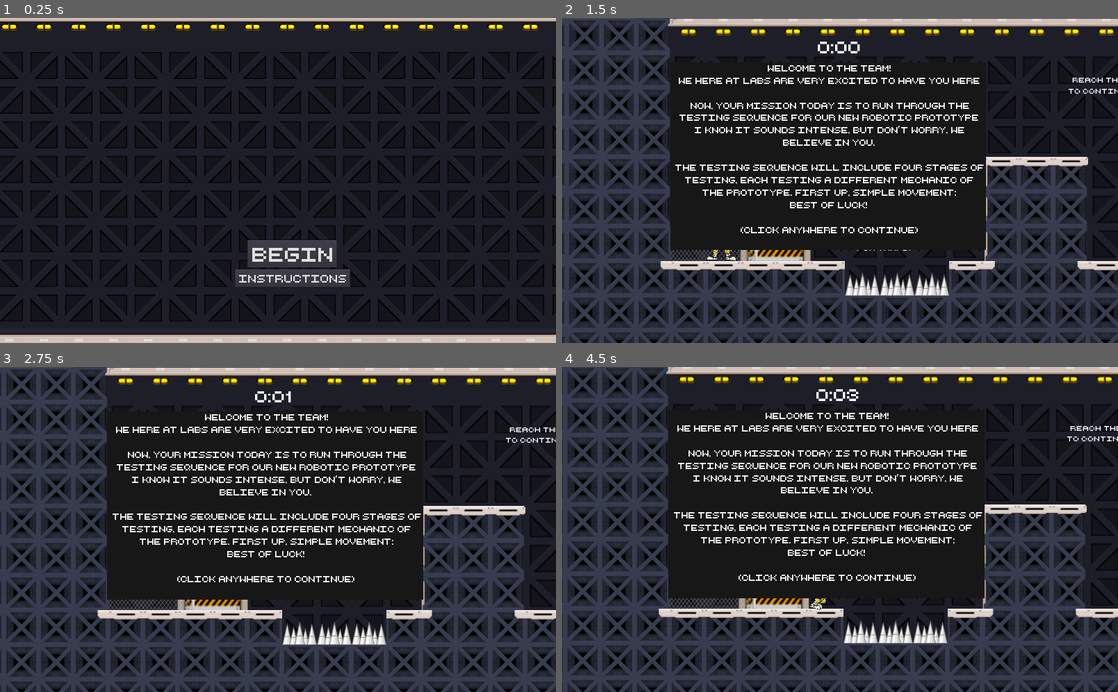
Above: before the commit, frames 1-4 (two rows, left to right).
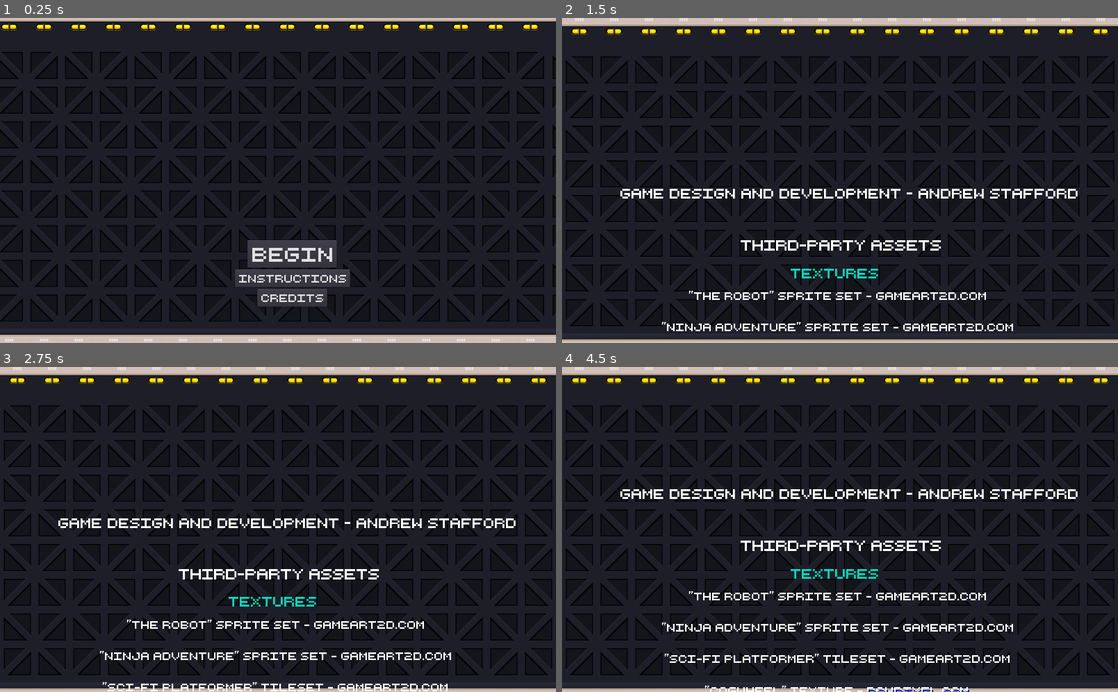
Above: after the commit, the same moments.

Repository: bsu-cs315/FP-LABS
Game: Godot game, scene res://src/TitleScreen.tscn
Two runs of this game, one before a commit and one after it. Both use one fixed random seed, a clock stepped at 60 frames per second and the inputs below.
Inputs (mouse positions are in pixels of both pictures, inside the frame that each line leads up to):
- Up to frame 1 (0.25 s): no input
- Up to frame 2 (1.5 s): click (856, 297) at 0.5 s, where only the run after the commit has a clickable "Credits"; click (856, 255) at 1.25 s, where only the run before the commit has a clickable "BEGIN"
- Up to frame 3 (2.75 s): hold Right (move_right) from 2.03 s (still down); tap Up (jump) at 2.27 s
- Up to frame 4 (4.5 s): tap Up (jump) at 3.02 s; release Right (move_right) at 3.53 s; hold Left (move_left) 3.53-4.28 s; hold Right (move_right) from 4.28 s (still down)

The runs differ from the first frame. In frame 1, 0.7% of the frame differs, in the area x 46-59%, y 83-89%; in frame 2, 38%; in frame 3, 39%; in frame 4, 41%, in the area x 0-100%, y 0-100%.
Error before the commit: Invalid operands 'RID' and 'int' in operator '=='. (res://src/Level-1.gd:85)

Commit message:
Add credits button to home page
links to credits scene

Diff:
--- a/project/src/TitleScreen.gd
+++ b/project/src/TitleScreen.gd
@@ -7,6 +7,7 @@
 onready var instructions_popup := $InstructionsPopup
 
 var level_scene_path := "res://src/Level-1.tscn"
+var credits_scene_path := "res://src/CreditsScreen.tscn"
 
 
 func _ready():
@@ -26,3 +27,7 @@
 
 func _on_InstructionsButton_pressed():
 	instructions_popup.popup()
+
+
+func _on_CreditsButton_pressed():
+	var _ignored = get_tree().change_scene(credits_scene_path)
--- a/project/src/TitleScreen.tscn
+++ b/project/src/TitleScreen.tscn
@@ -79,6 +79,10 @@
 size = 20
 font_data = ExtResource( 7 )
 
+[sub_resource type="DynamicFont" id=7]
+size = 20
+font_data = ExtResource( 7 )
+
 [sub_resource type="StyleBoxFlat" id=5]
 bg_color = Color( 0.0941176, 0.0941176, 0.0941176, 1 )
 
@@ -142,6 +146,15 @@
 custom_fonts/font = SubResource( 4 )
 text = "Instructions"
 
+[node name="CreditsButton" type="Button" parent="VBoxContainer"]
+margin_left = 41.0
+margin_top = 93.0
+margin_right = 170.0
+margin_bottom = 126.0
+size_flags_horizontal = 4
+custom_fonts/font = SubResource( 7 )
+text = "Credits"
+
 [node name="InstructionsPopup" type="Popup" parent="."]
 margin_left = 317.0
 margin_top = 187.0
@@ -178,3 +191,4 @@
 autoplay = true
 [connection signal="pressed" from="VBoxContainer/StartButton" to="." method="_on_StartButton_pressed"]
 [connection signal="pressed" from="VBoxContainer/InstructionsButton" to="." method="_on_InstructionsButton_pressed"]
+[connection signal="pressed" from="VBoxContainer/CreditsButton" to="." method="_on_CreditsButton_pressed"]
Not shown: 1 places in project/src/TitleScreen.tscn that only renumber resources
